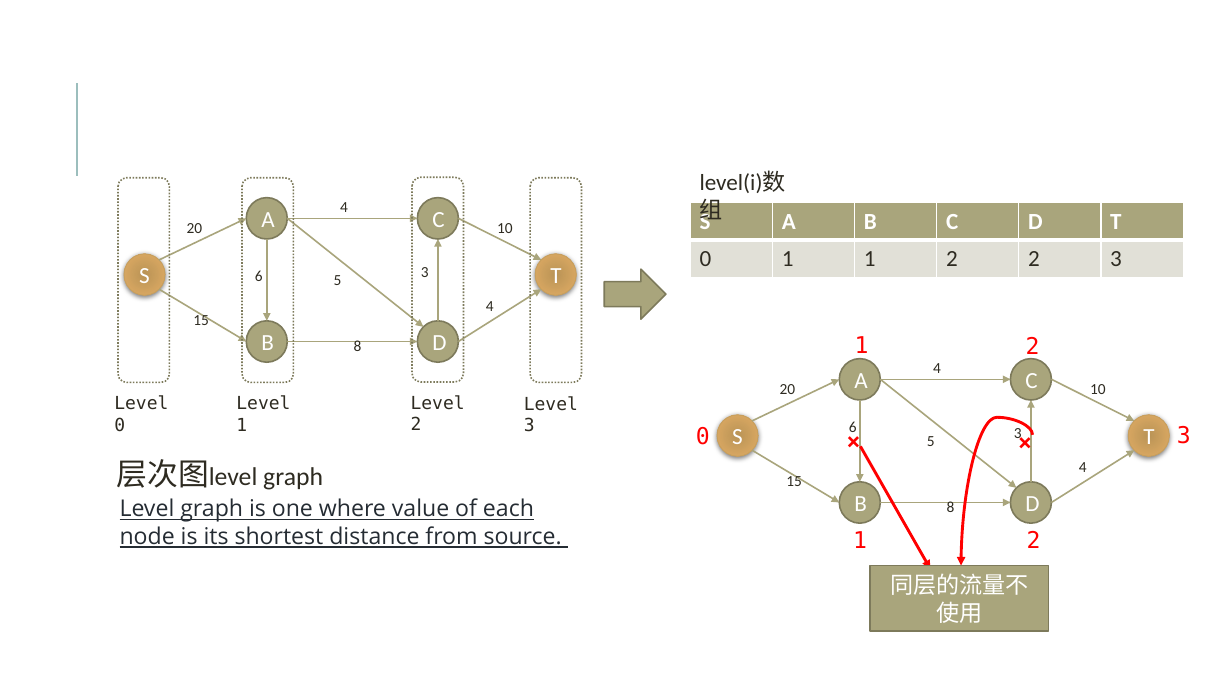
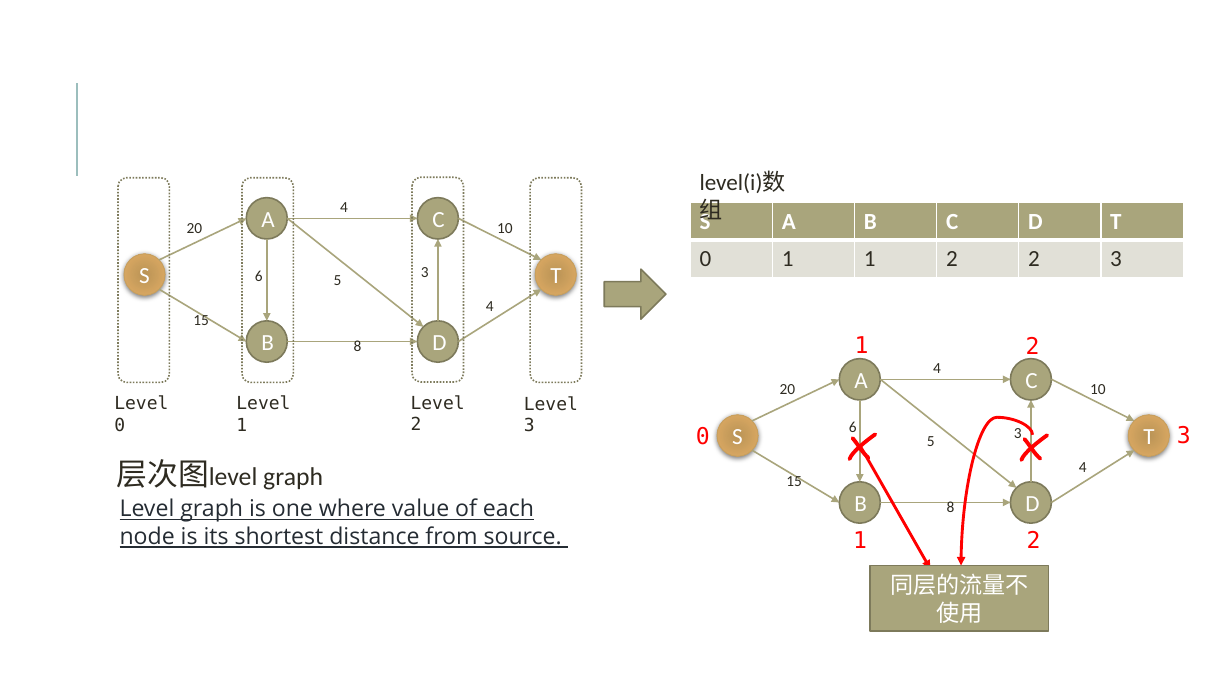
Before and after one commit to gzshawnliang/competitive-programming, a slide deck: slide 16 of doc/NetworkFlow/网络流.pptx (slide 15 before the commit). Drawn at 1232x693 pixels with LibreOffice and Linux fonts; fonts in the diff are those of the drawing; grey boxes stand for pictures. Boxes give left, top, right and bottom in pixels: in the first picture for what was removed or moved away, otherwise in the second. Text is boxed around its words. In the diff, an @@ line names an element or a change of style, - is before the commit and + after.

```diff
--- a/doc/NetworkFlow/网络流.pptx
+++ b/doc/NetworkFlow/网络流.pptx
@@ text removed at (x1=837, y1=421, x2=878, y2=458) @@
-×
@@ freeform shape added at (x1=849, y1=434, x2=875, y2=459), outline #FF0000 3 pt @@
@@ text removed at (x1=1009, y1=423, x2=1050, y2=460) @@
-×
@@ freeform shape added at (x1=1021, y1=435, x2=1047, y2=460), outline #FF0000 3 pt @@
```
Also in this commit, not shown: 1 slide added.
